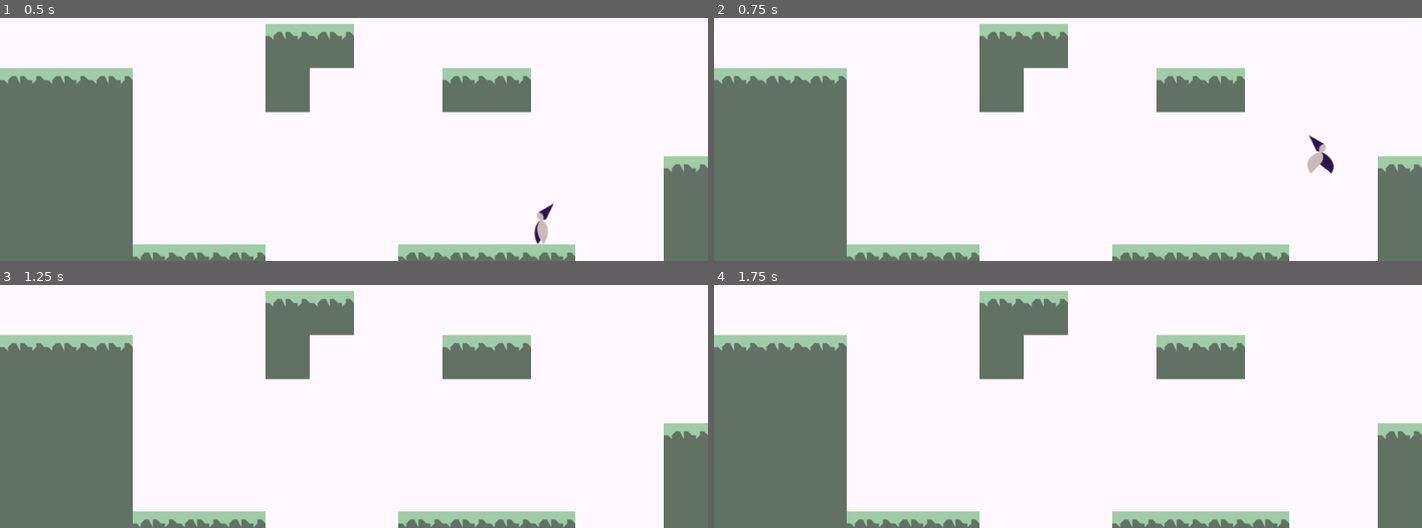
Above: before the commit, frames 1-4 (two rows, left to right).
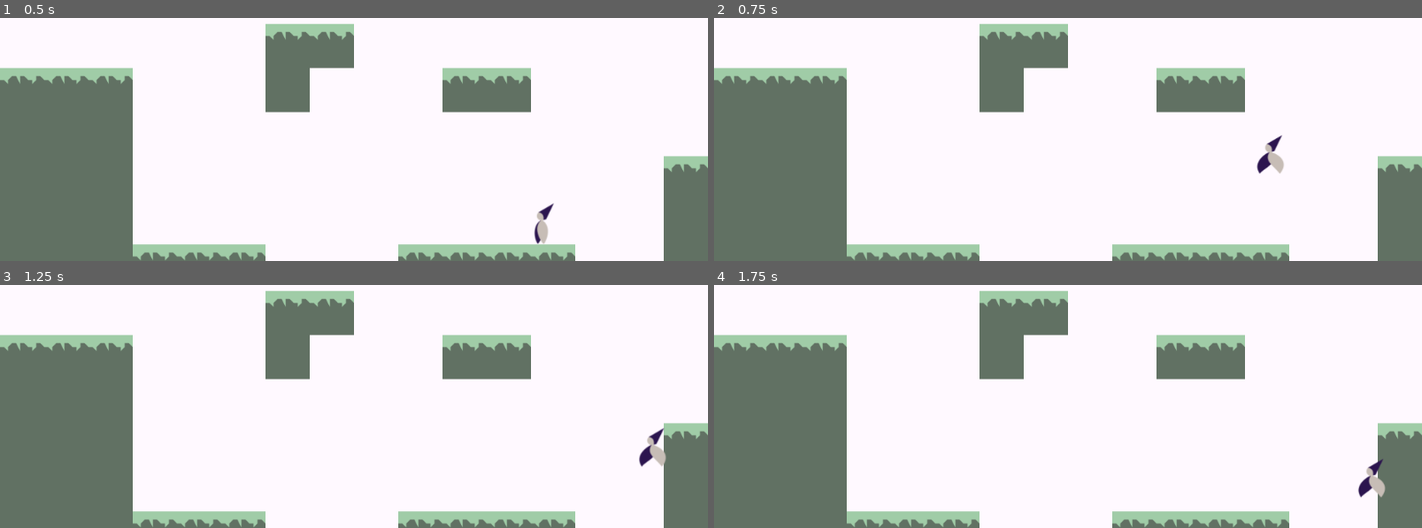
Above: after the commit, the same moments.

Repository: polyedre/gamejamemmi
Game: Godot game, scene res://World.tscn
Same seed, same stepped clock (60 frames per second), same inputs: the game is played once before the commit and once after it.
Inputs:
- Up to frame 1 (0.5 s): no input
- Up to frame 2 (0.75 s): tap Enter at 0.5 s; hold D (move_right) from 0.53 s (still down); tap Space (jump) at 0.6 s
- Up to frame 3 (1.25 s): keep holding D (move_right); tap Space (jump) at 0.77, 1.07 s
- Up to frame 4 (1.75 s): keep holding D (move_right); tap Space (jump) at 1.35, 1.52 s

Frame 1 is identical in both runs. In frame 2, 0.6% of the frame differs, in the area x 76-88%, y 48-64%; in frame 3, 0.3%; in frame 4, 0.3%.

Commit message:
Ajout du glissement

Diff:
--- a/Player.gd
+++ b/Player.gd
@@ -4,35 +4,42 @@
 const JUMP_FORCE = 1000
 const GRAVITY = 50
 const MAX_FALL_SPEED = 1000
+const HORIZONTAL_SPEED_LIMIT = 1000
+const HORIZONTAL_ACCELERATION = 20
+const HORIZONTAL_FRICTION = 0.95
 
 onready var anim_player = $AnimationPlayer
 onready var sprite = $Sprite
 
-var y_velo = 0
+var velocity = Vector2()
 var facing_right = false
+
 
 func _physics_process(delta):
 	var move_dir = 0
 	if Input.is_action_pressed("move_right"):
-		move_dir += 1
+		velocity.x = min(velocity.x + HORIZONTAL_ACCELERATION,
+		HORIZONTAL_SPEED_LIMIT)
+		move_dir = 1
 	if Input.is_action_pressed("move_left"):
-		move_dir -= 1
+		velocity.x = max(velocity.x - HORIZONTAL_ACCELERATION,
+		- HORIZONTAL_SPEED_LIMIT)
+		move_dir = -1
 
-	move_and_slide(Vector2(move_dir * MOVE_SPEED, y_velo), Vector2(0, -1))
+	velocity.x *= HORIZONTAL_FRICTION
+
+	var collision = move_and_slide(velocity, Vector2(0,-1))
+
 
 	var grounded = is_on_floor()
-	y_velo += GRAVITY
+	velocity.y += GRAVITY
 	if grounded and Input.is_action_just_pressed("jump"):
-		y_velo = -JUMP_FORCE
-	if grounded and y_velo >= 0:
-		y_velo = 5
-	if y_velo > MAX_FALL_SPEED:
-		y_velo = MAX_FALL_SPEED
+		velocity.y = -JUMP_FORCE
+	if grounded and velocity.y >= 0:
+		velocity.y = 5
+	if velocity.y > MAX_FALL_SPEED:
+		velocity.y = MAX_FALL_SPEED
 
-	if facing_right and move_dir < 0:
-		flip()
-	if !facing_right and move_dir > 0:
-		flip()
 
 	if grounded:
 		if move_dir == 0:
